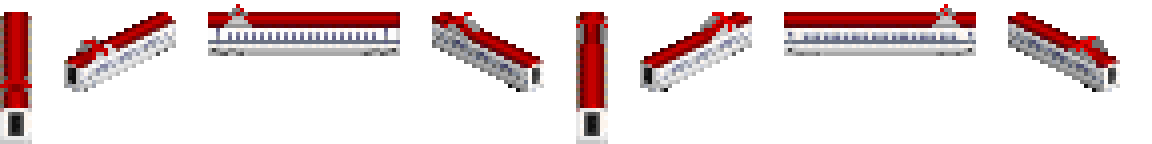
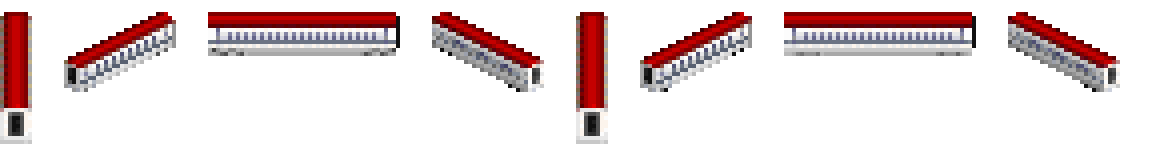
Before/after of a w=1152, h=144 layered artwork. What changed in the layer stack:
hid "panto", painted on it over (0, 4, 1108, 92)
painted on "touchup" over (12, 12, 976, 92)
painted on "1x" over (396, 12, 976, 56)
